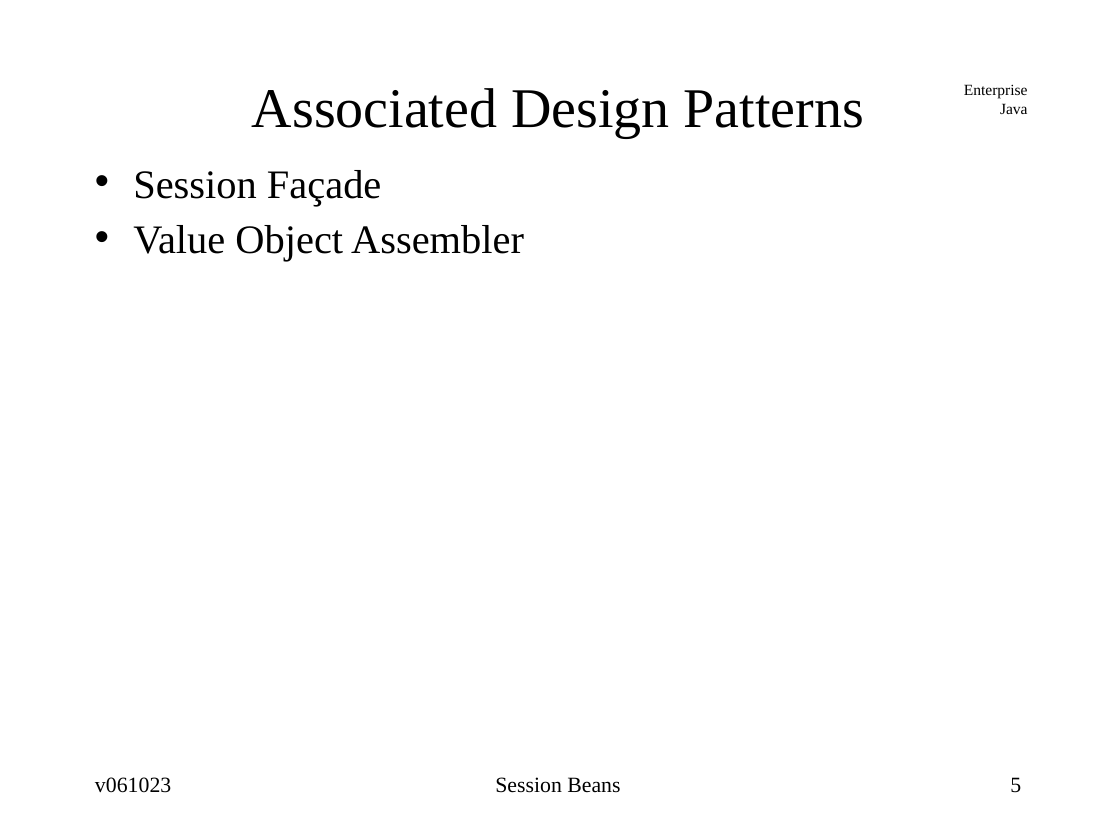
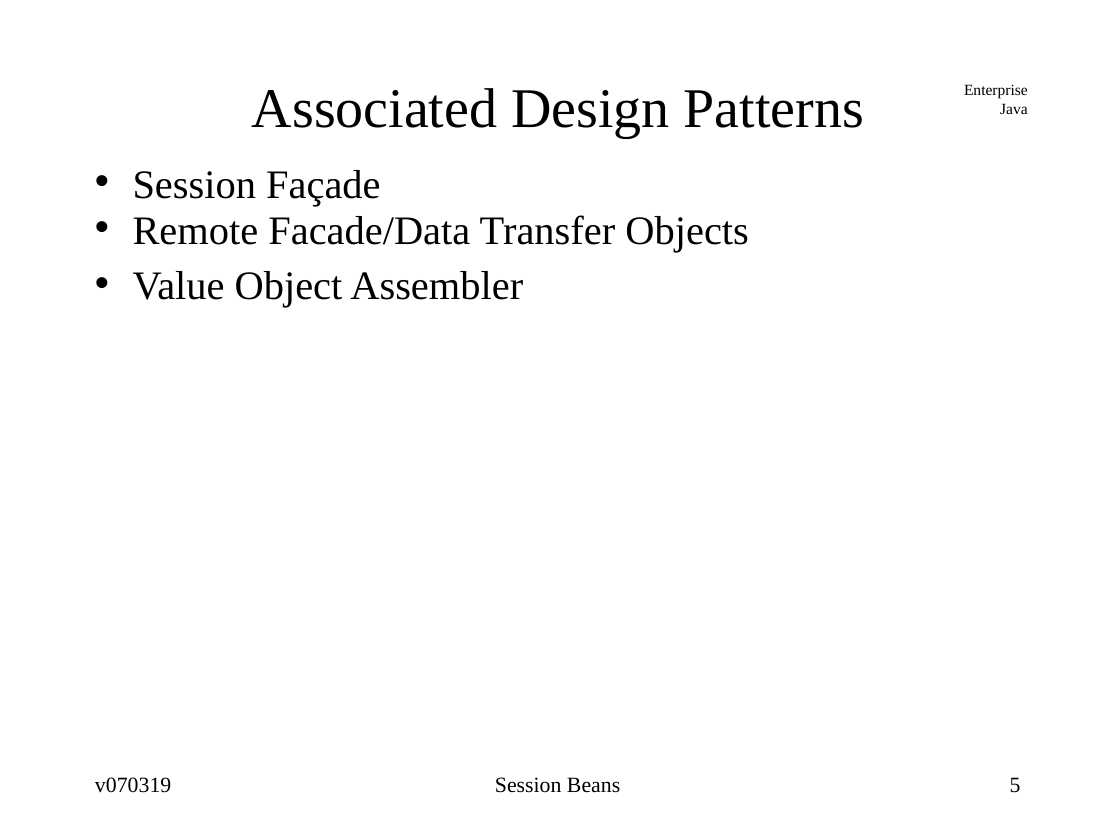
Before and after one commit to jcstaff/ejava-javaee, a slide deck: slide 5 of ejbsessionBank/src/site/resources/lectures/ejbSession.ppt. Drawn at 1120x840 pixels with LibreOffice and Linux fonts; fonts in the diff are those of the drawing. Boxes give left, top, right and bottom in pixels: in the first picture for what was removed or moved away, otherwise in the second. Text is boxed around its words. In the diff, an @@ line names an element or a change of style, - is before the commit and + after.

```diff
--- a/ejbsessionBank/src/site/resources/lectures/ejbSession.ppt
+++ b/ejbsessionBank/src/site/resources/lectures/ejbSession.ppt
@@ text at bbox=[133, 215, 748, 252]: paragraph added @@
+• Remote Facade/Data Transfer Objects
@@ text at bbox=[95, 777, 171, 793]: text changed @@
-v061023
+v070319
```
Also in this commit, not shown: 28 other slides changed, 12 slides added, 2 slides removed, 31 other files.
